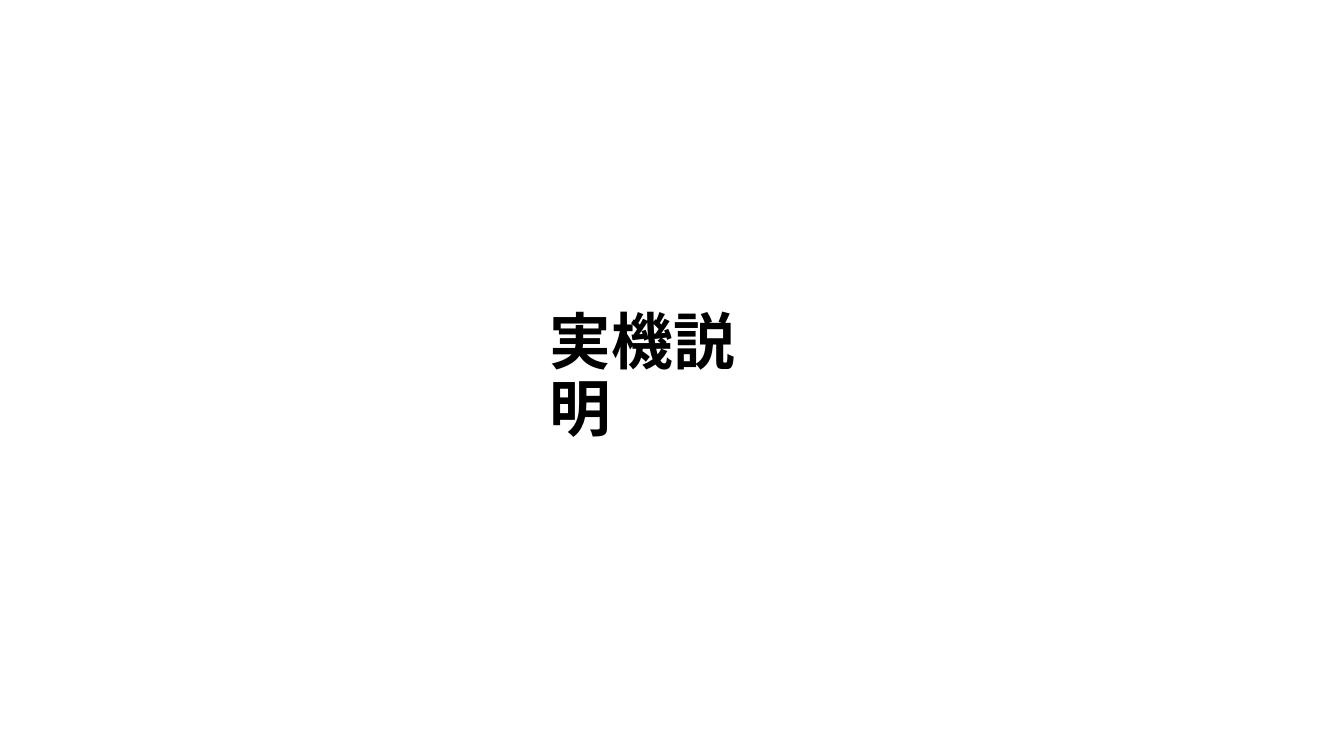
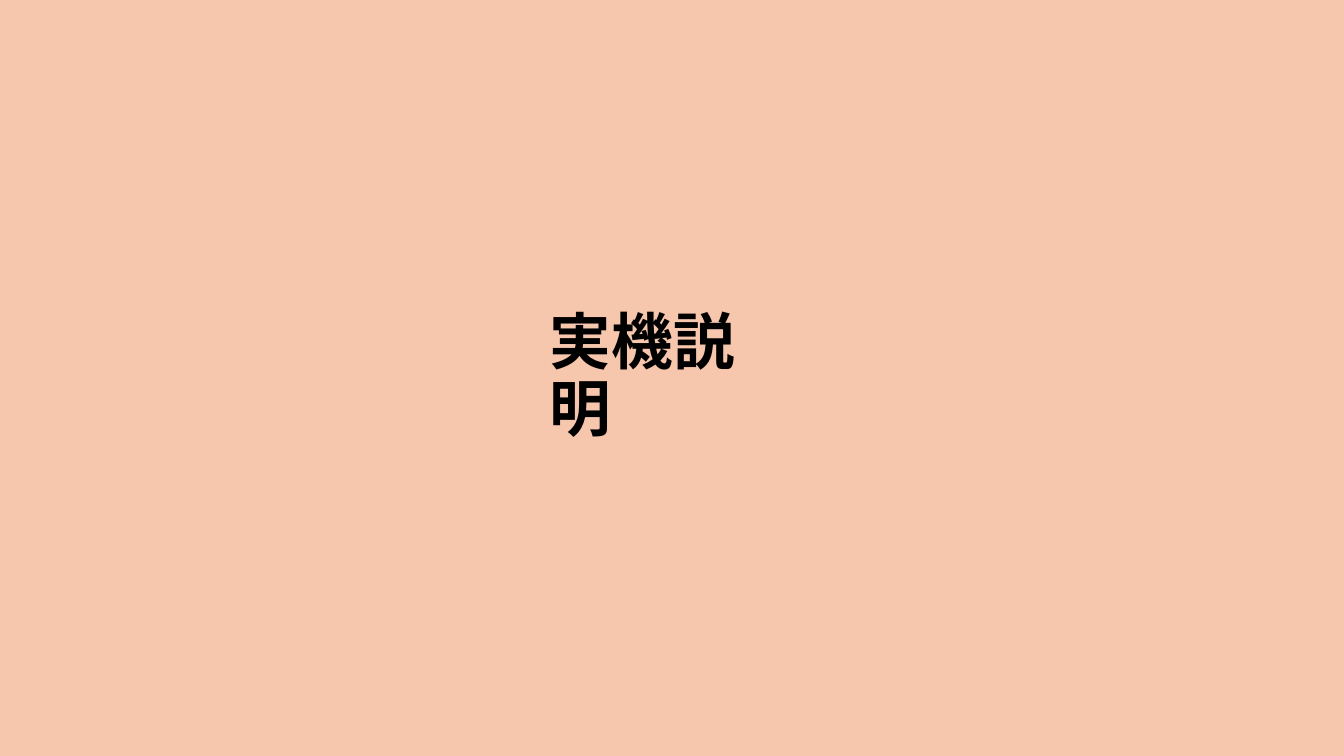
Before and after one commit to ShinjoHirofumi/flutter_application_1, a slide deck: slide 6 of quiz_眞城博文20250507.pptx. Drawn at 1344x756 pixels with LibreOffice and Linux fonts; fonts in the diff are those of the drawing. Boxes give left, top, right and bottom in pixels: in the first picture for what was removed or moved away, otherwise in the second. Text is boxed around its words. In the diff, an @@ line names an element or a change of style, - is before the commit and + after.

```diff
--- a/quiz_眞城博文20250507.pptx
+++ b/quiz_眞城博文20250507.pptx
@@ background #FFFFFF to #F6C6AD @@
```
Also in this commit, not shown: 6 other slides changed.
